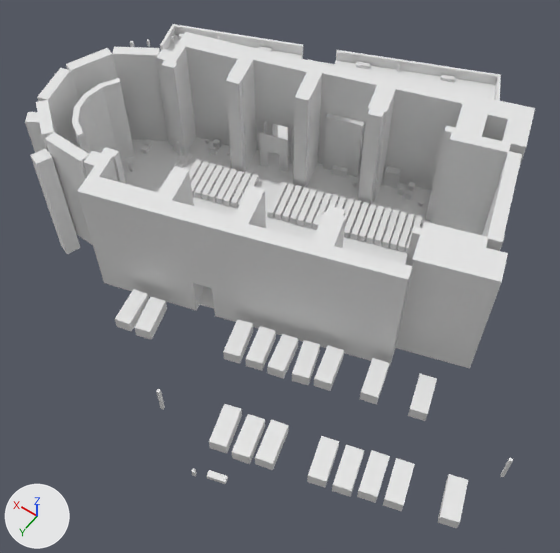
An edit to the glTF model escenas/guarena/iglesia_colision.glb, drawn before and after from the same camera.
Before and after are seen from a camera (50 mm lens) standing at (-308.6, -115.3, 69.9) and looking at (-276.1, -160.8, -1.7). The lights are fixed; the arrows at lower left show +X, +Y and +Z. The first picture is the older version. Vertices at exactly the same position are counted once.

Before the edit, the objects in view are built like this:
```python
me_iglesia_colision = bpy.data.meshes.new('iglesia_colision')
me_iglesia_colision.from_pydata(...)  # 3599 vertices, 5461 faces; spans x -308.2..-235.4, y -204.6..-135.4, z -2.6..14.9
ob_iglesia_colision = bpy.data.objects.new('iglesia_colision', me_iglesia_colision)
ob_iglesia_colision.location = (0.0, 0.0, 0.0)
```
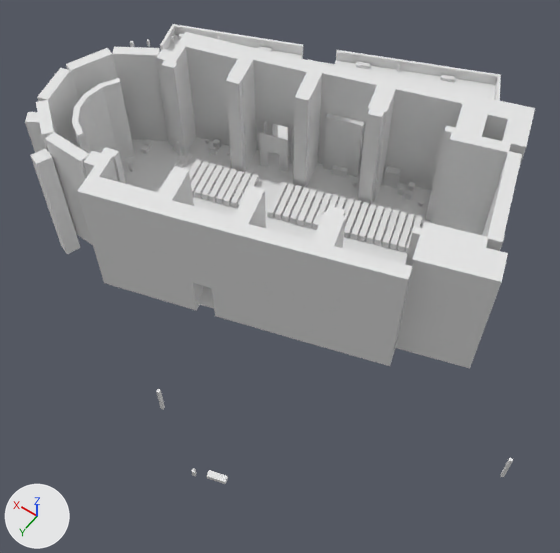
The change in detail:
me_iglesia_colision is used by ob_iglesia_colision; location (0.0, 0.0, 0.0).
me_iglesia_colision had 3599 vertices, 5461 faces and spanned x -308.2..-235.4, y -204.6..-135.4, z -2.6..14.9.
me_iglesia_colision now has 3368 vertices, 5101 faces and spans x -308.2..-235.4, y -204.6..-135.4, z -2.6..14.9.
me_iglesia_colision part 1: 17 loose pieces with 231 vertices, spanning x -306.9..-265.4, y -157.4..-138.5, z 0.0..1.5, are deleted.

What differs and where, as boxes [x1, y1, x2, y2] in the pictures (560 x 553 px):
'iglesia_colision', reshaped (9% shorter): before [25, 24, 535, 528]; after [25, 24, 535, 484]
part 1 of me_iglesia_colision, deleted: before [115, 289, 468, 528]
